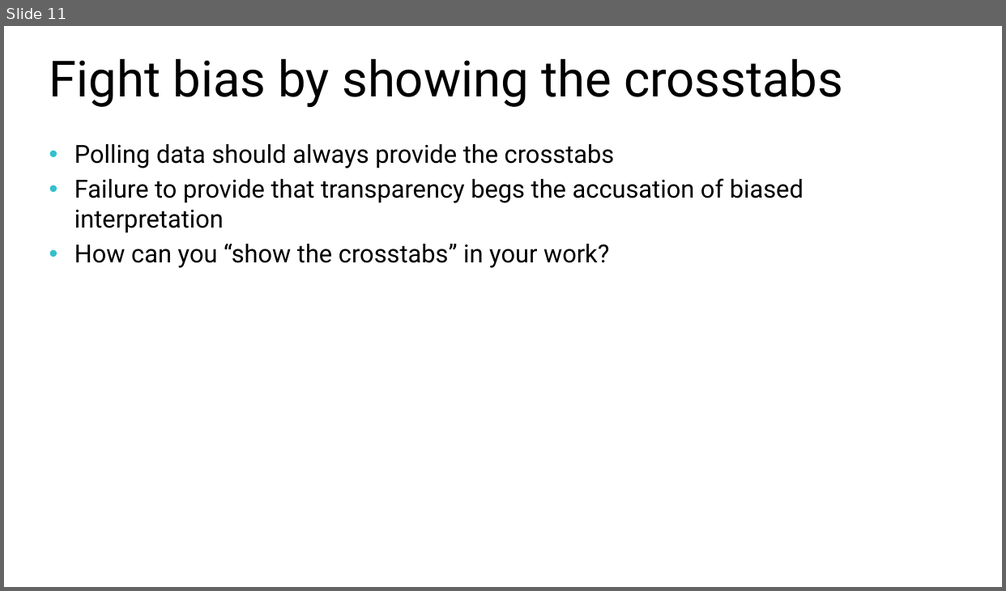
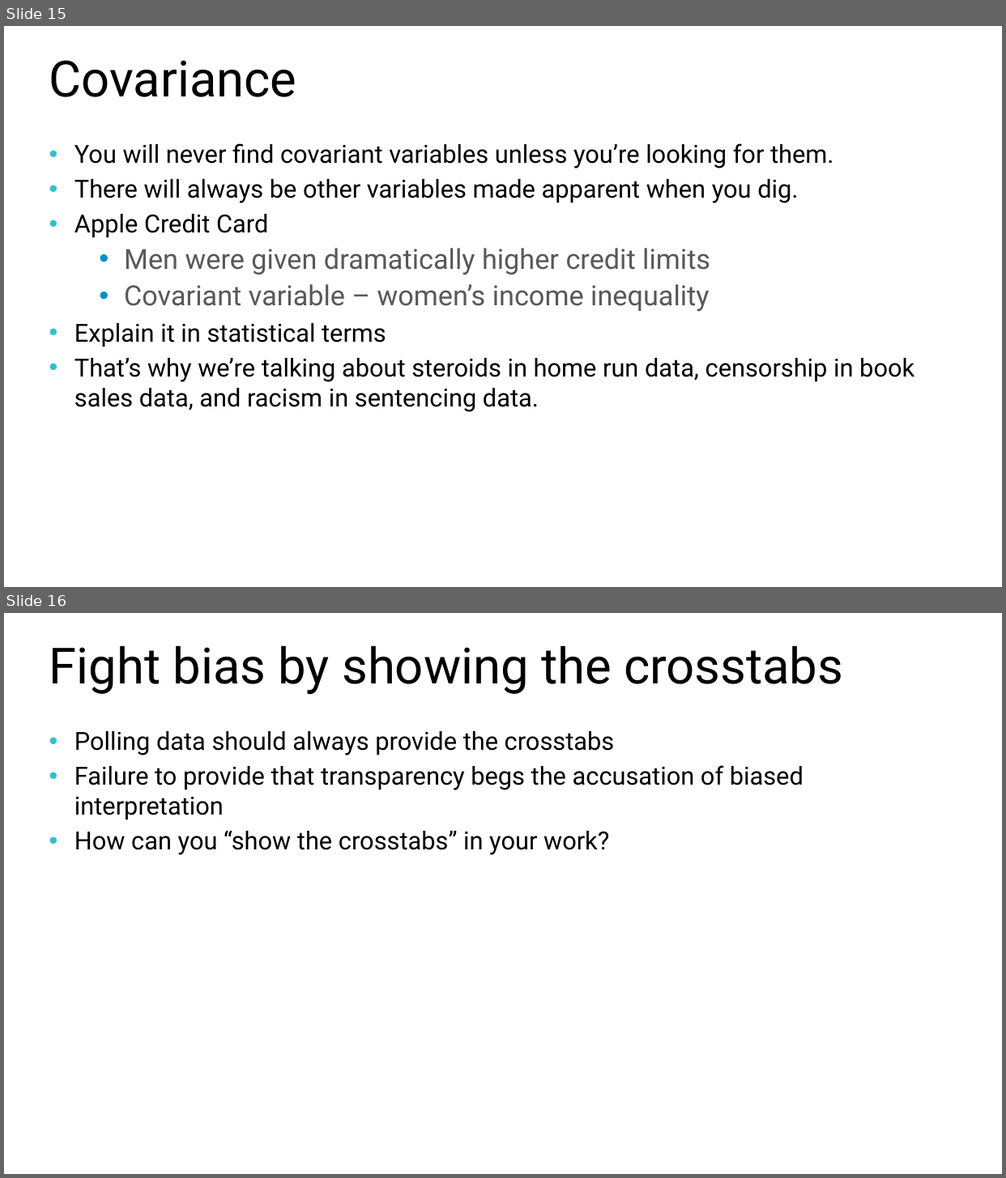
Before and after one commit to williamadba/Public-Presentations, a slide deck: SQLSat Baton Rouge BI 2020/Ethics in Modern Data.pptx. Shown one above the other, each under a label of ours: slide 11 before the commit, slides 15 and 16 after it. The pictures are 1006x591 and 1006x1178 pixels, drawn with LibreOffice and Linux fonts; fonts in the diff are those of the drawing. Boxes give left, top, right and bottom in pixels: in the first picture for what was removed or moved away, otherwise in the second. Text is boxed around its words. In the diff, an @@ line names an element or a change of style, - is before the commit and + after.

```diff
--- a/SQLSat Baton Rouge BI 2020/Ethics in Modern Data.pptx
+++ b/SQLSat Baton Rouge BI 2020/Ethics in Modern Data.pptx
@@ slide 15 added at (4, 26, 1002, 587), background #FFFFFF @@
@@ title added at (49, 60, 297, 97), 36 pt, text #000000 @@
+Covariance
@@ text added at (74, 143, 914, 412), 18 pt, text #000000 @@
+• You will never find covariant variables unless you’re looking for them.
+• There will always be other variables made apparent when you dig.
+• Apple Credit Card
+  • Men were given dramatically higher credit limits
+  • Covariant variable – women’s income inequality
+• Explain it in statistical terms
+• That’s why we’re talking about steroids in home run data, censorship in book sales data, and racism in sentencing data.
@@ what was slide 11 is now slide 16 @@
```
Also in this commit, not shown: 7 slides changed, 12 other slides added.
